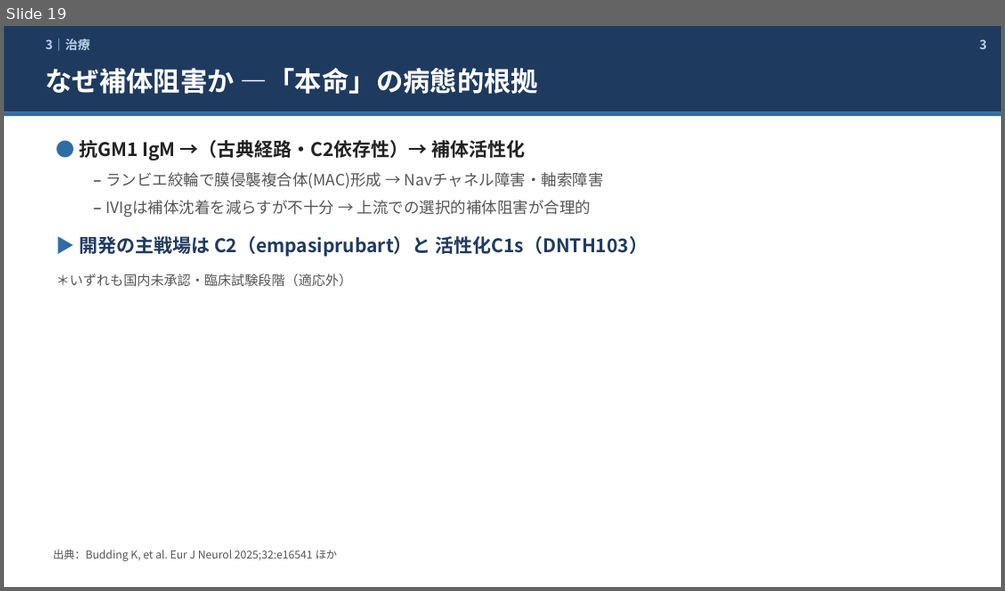
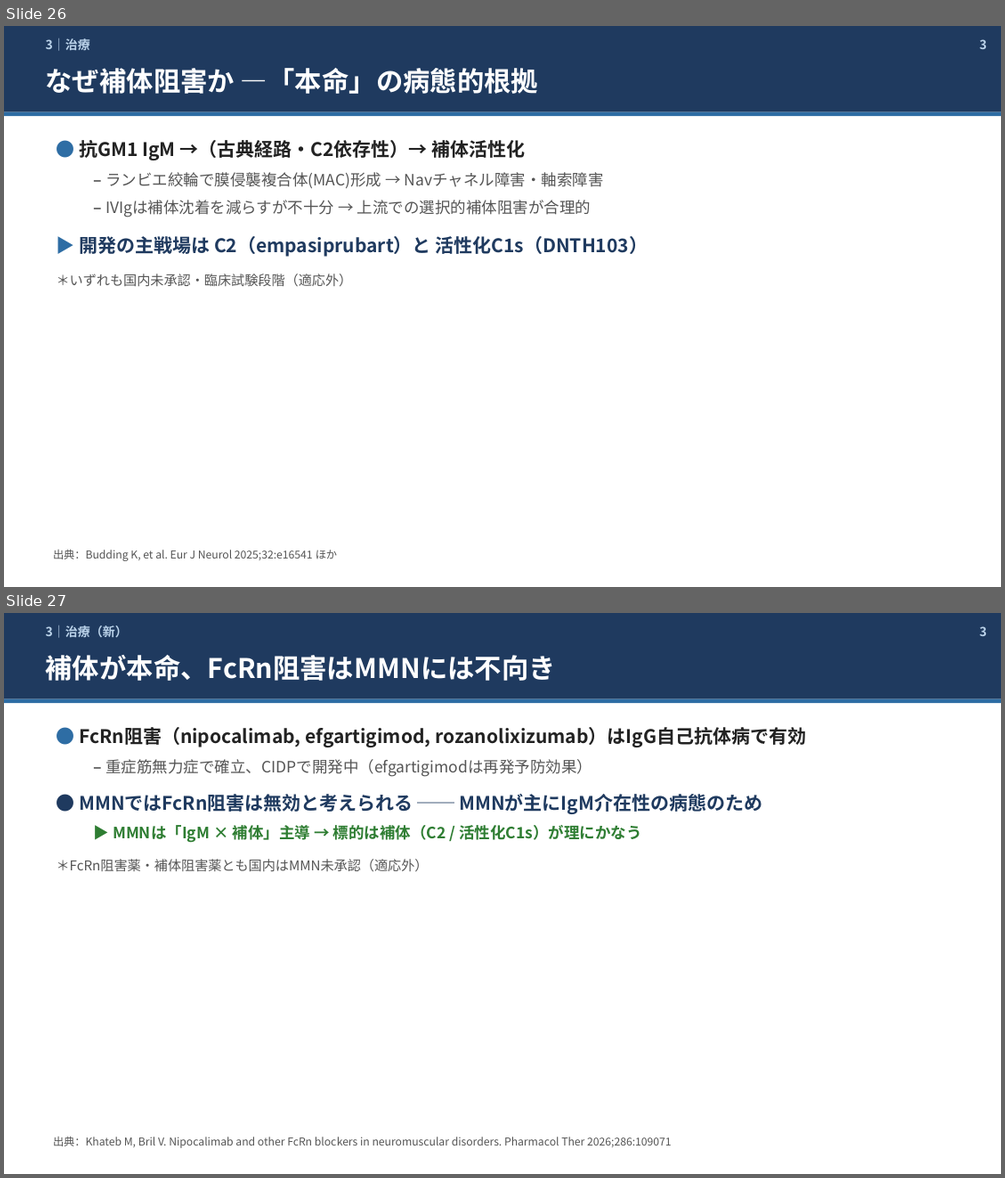
Before and after one commit to HIN0209/MMN_takeda2026, a slide deck: MMN_update_2026_skeleton_ja.pptx. Shown one above the other, each under a label of ours: slide 19 before the commit, slides 26 and 27 after it. The pictures are 1005x591 and 1005x1178 pixels, drawn with LibreOffice and Linux fonts; fonts in the diff are those of the drawing. Boxes give left, top, right and bottom in pixels: in the first picture for what was removed or moved away, otherwise in the second. Text is boxed around its words. In the diff, an @@ line names an element or a change of style, - is before the commit and + after.

```diff
--- a/MMN_update_2026_skeleton_ja.pptx
+++ b/MMN_update_2026_skeleton_ja.pptx
@@ slide 27 added at bbox=[4, 613, 1001, 1174], background #FFFFFF @@
@@ rectangle added at bbox=[4, 613, 1001, 699], fill #1F3A5F @@
@@ text added at bbox=[46, 625, 128, 638], 12 pt, text #BBD3EA, bold @@
+3｜治療（新）
@@ text added at bbox=[979, 626, 987, 636], 12 pt, text #BBD3EA, bold @@
+3
@@ text added at bbox=[46, 655, 556, 681], 26 pt, text #FFFFFF, bold @@
+補体が本命、FcRn阻害はMMNには不向き
@@ rectangle added at bbox=[4, 699, 1001, 704], fill #2E6DA4 @@
@@ text added at bbox=[57, 727, 806, 872], 18 pt, text #555555, bold @@
+● FcRn阻害（nipocalimab, efgartigimod, rozanolixizumab）はIgG自己抗体病で有効
+  – 重症筋無力症で確立、CIDPで開発中（efgartigimodは再発予防効果）
+● MMNではFcRn阻害は無効と考えられる ── MMNが主にIgM介在性の病態のため
+  ▶ MMNは「IgM × 補体」主導 → 標的は補体（C2 / 活性化C1s）が理にかなう
+＊FcRn阻害薬・補体阻害薬とも国内はMMN未承認（適応外）
@@ text added at bbox=[53, 1135, 672, 1148], 10.5 pt, text #555555 @@
+出典：Khateb M, Bril V. Nipocalimab and other FcRn blockers in neuromuscular disorders. Pharmacol Ther 2026;286:109071
@@ what was slide 19 is now slide 26 @@
```
Also in this commit, not shown: 8 other slides added, 2 other files.
